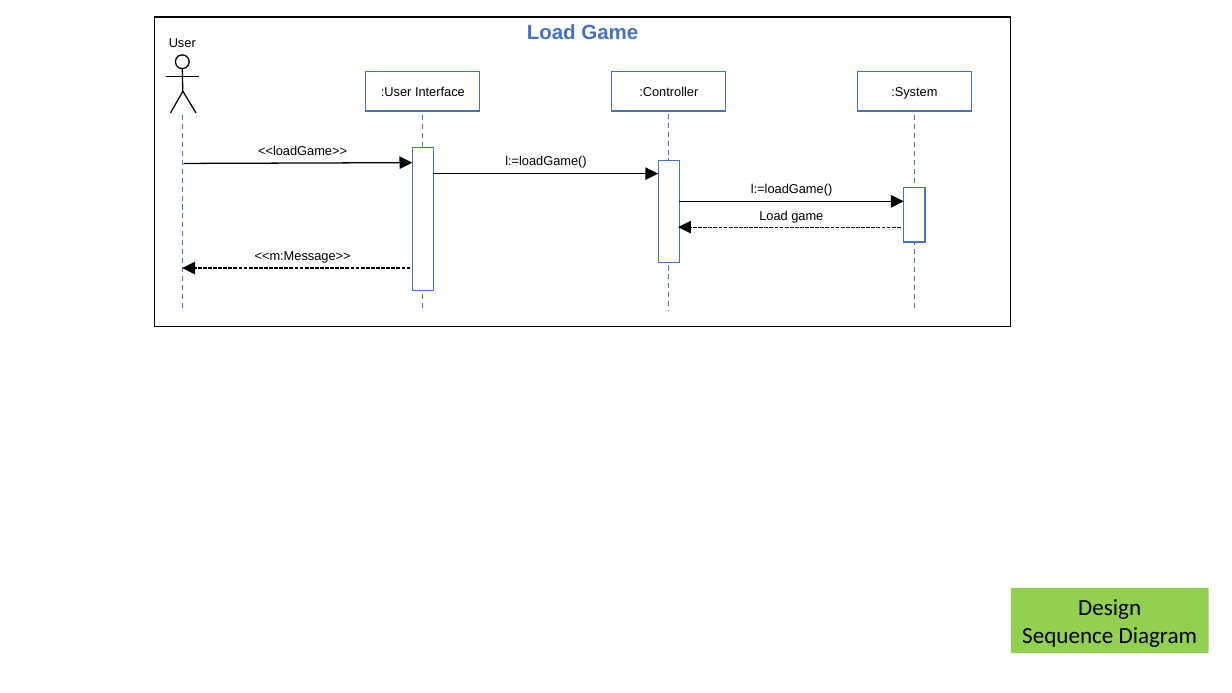
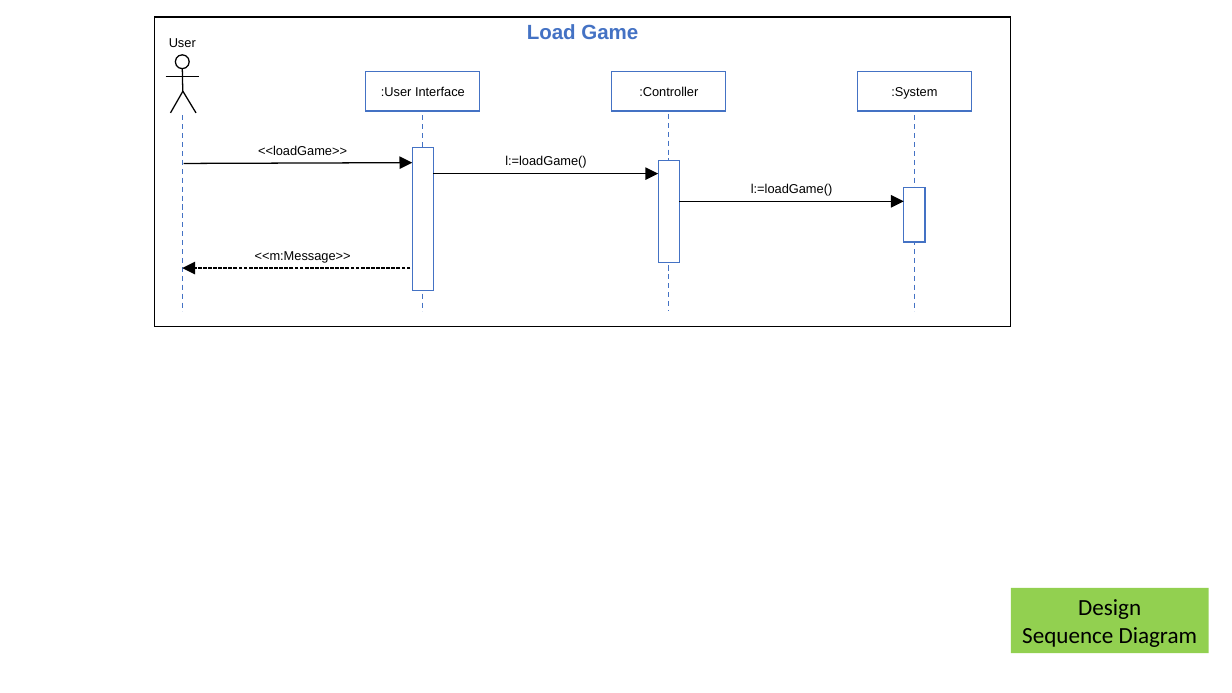
Before and after one commit to Eezby/Project-Burger, a slide deck: slide 12 of Documents/Deliverable drafts_&_templates/Deliverable 2/Sequence Diagram Source Graphics.pptx. Drawn at 1232x693 pixels with LibreOffice and Linux fonts; fonts in the diff are those of the drawing. Boxes give left, top, right and bottom in pixels: in the first picture for what was removed or moved away, otherwise in the second. Text is boxed around its words. In the diff, an @@ line names an element or a change of style, - is before the commit and + after.

```diff
--- a/Documents/Deliverable drafts_&_templates/Deliverable 2/Sequence Diagram Source Graphics.pptx
+++ b/Documents/Deliverable drafts_&_templates/Deliverable 2/Sequence Diagram Source Graphics.pptx
@@ arrow removed from (901, 227) to (678, 227) @@
@@ text removed at [759, 210, 823, 223] @@
-Load game
```
Also in this commit, not shown: 7 other slides changed, 2 other files.
